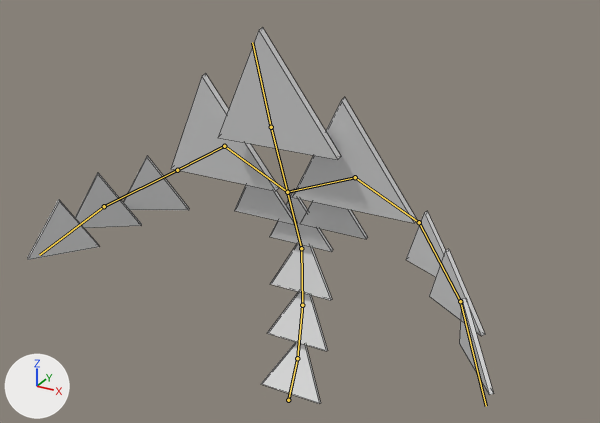
A saved change to the Blender file models/fire_elemental.blend.
Rendered twice from a camera (50 mm lens) standing at (10.19, -17.84, 15.16) and looking at (1.17, -1.44, 6.96). The axes (+X, +Y, +Z) are drawn at lower left. The lights are the same throughout. The bones that bend it are drawn over the model as lines. Mesh edges are drawn as thin lines.
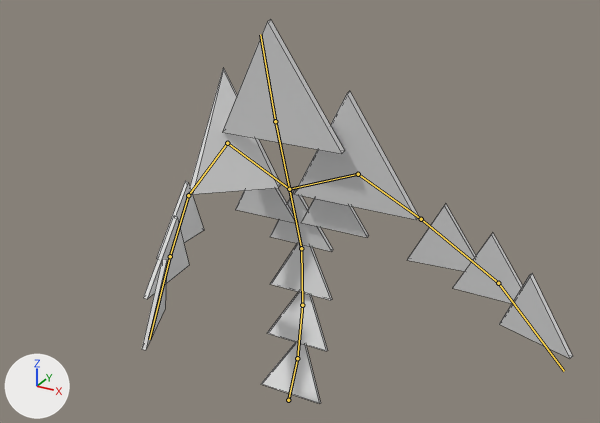
The newer file adds an action. The first version stands in its rest pose; the second is drawn at frame 10 of the action 'Shoot'.

Where the change shows, as pixel boxes (x1, y1, x2, y2) in the pictures (600 x 423 px):
'Plane', posed (7% narrower): before (28, 27, 494, 403); after (142, 20, 573, 403)
bone 'Bone.003', root to tip: before (301, 248) to (287, 192); after (301, 248) to (289, 189)
bone 'Bone.008', root to tip: before (419, 222) to (460, 301); after (421, 219) to (498, 283)
bone 'Bone.011', root to tip: before (224, 146) to (177, 170); after (227, 143) to (188, 195)
bone 'Bone.012', root to tip: before (177, 170) to (104, 206); after (188, 195) to (170, 256)

The edits, one by one:
Bone 'Bone.003' (bone_bone_003) turns from (0, 0, 0) to (-3, 0, 0) degrees about its own x, y and z.
Bone 'Bone.008' (bone_bone_008) turns from (0, 0, 0) to (-27, -10, 7) degrees about its own x, y and z.
Bone 'Bone.011' (bone_bone_011) turns from (0, 0, 0) to (80, -24, -34) degrees about its own x, y and z.
Bone 'Bone.012' (bone_bone_012) turns from (0, 0, 0) to (-18, 5, -5) degrees about its own x, y and z.
